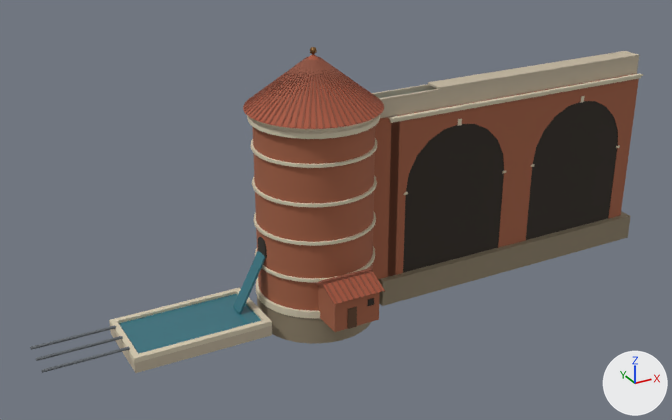
Two versions of the glTF model nero-rome-reader /assets/models/rome/rome_castellum.glb, one commit apart.
One viewpoint serves both versions: a 50 mm camera at (-40.1, -77.3, 47.1) aimed at (2.4, -0.1, 8.6). Lighting does not change. The marker at lower right points along +X, +Y and +Z. The picture after the commit comes second. Vertices at exactly the same position are counted once.

The first picture shows 'rome_castellum'.
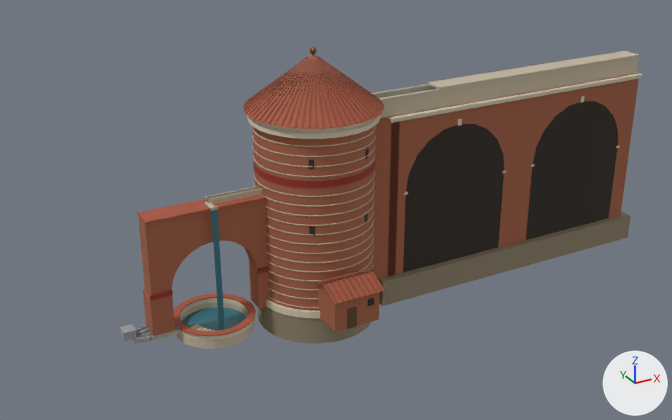
Changed parts and their boxes [x1, y1, x2, y2] in the pictures (672 x 420 px):
'rome_castellum', reshaped (14% narrower, 7% shorter)
    before: [30, 47, 643, 373]
    after: [119, 47, 643, 349]
part 1 of me_rome_castellum, added (brown)
    after: [143, 289, 175, 336]
part 2 of me_rome_castellum, added (brown)
    after: [249, 265, 269, 309]
part 3 of me_rome_castellum, added (brown)
    after: [137, 194, 267, 224]
part 4 of me_rome_castellum, added
    after: [120, 330, 137, 341]
part 5 of me_rome_castellum, added
    after: [119, 324, 137, 334]
part 6 of me_rome_castellum, rebuilt
    before: [252, 175, 377, 207]
    after: [254, 182, 375, 207]
part 7 of me_rome_castellum, rebuilt
    before: [255, 246, 375, 282]
    after: [268, 257, 373, 281]
part 8 of me_rome_castellum, rebuilt
    before: [251, 138, 377, 168]
    after: [253, 147, 375, 167]
part 9 of me_rome_castellum, rebuilt
    before: [253, 212, 376, 246]
    after: [266, 220, 374, 245]
part 10 of me_rome_castellum, rebuilt (49% narrower, 34% shorter)
    before: [109, 288, 272, 373]
    after: [174, 293, 256, 349]
part 11 of me_rome_castellum, deleted
    before: [258, 237, 267, 258]
part 12 of me_rome_castellum, deleted
    before: [36, 336, 123, 361]
part 13 of me_rome_castellum, deleted
    before: [41, 347, 130, 373]
part 14 of me_rome_castellum, deleted
    before: [30, 326, 116, 350]
part 15 of me_rome_castellum, built on
    before: [233, 250, 266, 314]
    after: [133, 125, 376, 343]

Diff of the bpy script that builds the scene:
```diff
--- a/nero-rome-reader /assets/models/rome/rome_castellum.glb.py
+++ b/nero-rome-reader /assets/models/rome/rome_castellum.glb.py
@@ mat_red @@
+mat_red = principled_material('red')
+mat_red.base_color = (0.296, 0.0245, 0.0153)  # red #942b21
+mat_red.roughness = 0.8
@@ mat_grey @@
+mat_grey = principled_material('grey')
+mat_grey.base_color = (0.319, 0.33, 0.342)  # grey #999b9e
+mat_grey.roughness = 0.45
@@ me_rome_castellum @@
 # used by ob_rome_castellum; location = (0.0, 0.0, 0.0)
-me_rome_castellum.from_pydata(...)  # 2067 vertices, 3231 faces; spans x -29.0..43.0, y -9.3..6.8, z -3.0..25.9
+me_rome_castellum.from_pydata(...)  # 4346 vertices, 6792 faces; spans x -20.9..43.0, y -9.3..6.8, z -3.0..25.9
+# me_rome_castellum part 1: a new loose piece, a box spanning x -18.2..-16.0, y -1.1..1.1, z 0.0..4.0, in mat_brick (brown #a36145)
+# me_rome_castellum part 2: a new loose piece, a box spanning x -7.0..-4.8, y -1.1..1.1, z 0.0..4.0, in mat_brick (brown #a36145)
+# me_rome_castellum part 3: a new loose piece, a box spanning x -18.0..-5.0, y -1.25..1.25, z 11.9..12.08, in mat_tile (brown #a8573d)
+# me_rome_castellum part 4: a new loose piece, a box spanning x -20.88..-19.68, y -0.6..0.6, z 0.0..0.82, in mat_grey (grey #999b9e)
+# me_rome_castellum part 5: a new loose piece, a box spanning x -20.93..-19.63, y -0.65..0.65, z 0.82..0.9, in mat_grey (grey #999b9e)
+# me_rome_castellum part 6: the loose piece of 128 vertices spanning x -6.2..6.2, y -6.2..6.2, z 12.0..12.3 is rebuilt with 96 vertices and now spans x -6.1..6.1, y -6.1..6.1, z 12.0..12.1, in mat_stone (beige #c2b59e)
+# me_rome_castellum part 7: the loose piece of 128 vertices spanning x -6.2..6.2, y -6.2..6.2, z 4.0..4.3 is rebuilt with 96 vertices and now spans x -6.1..6.1, y -6.1..6.1, z 4.0..4.1, in mat_stone (beige #c2b59e)
+# me_rome_castellum part 8: the loose piece of 128 vertices spanning x -6.2..6.2, y -6.2..6.2, z 16.0..16.3 is rebuilt with 96 vertices and now spans x -6.1..6.1, y -6.1..6.1, z 16.0..16.1, in mat_stone (beige #c2b59e)
+# me_rome_castellum part 9: the loose piece of 128 vertices spanning x -6.2..6.2, y -6.2..6.2, z 8.0..8.3 is rebuilt with 96 vertices and now spans x -6.1..6.1, y -6.1..6.1, z 8.0..8.1, in mat_stone (beige #c2b59e)
+# me_rome_castellum part 10: the loose piece of 44 vertices spanning x -21.0..-7.0, y -4.0..4.0, z -1.6..0.0 is rebuilt with 320 vertices and now spans x -15.7..-7.3, y -4.2..4.2, z -1.6..0.1
+# me_rome_castellum part 11: the loose piece of 30 vertices spanning x -6.1..-5.6, y -0.9..0.9, z 5.4..7.3 is deleted
+# me_rome_castellum part 12: the loose piece of 20 vertices spanning x -29.0..-20.9, y -0.2..0.2, z 0.0..0.3 is deleted
+# me_rome_castellum part 13: the loose piece of 20 vertices spanning x -29.0..-20.9, y -2.3..-2.0, z 0.0..0.3 is deleted
+# me_rome_castellum part 14: the loose piece of 20 vertices spanning x -29.0..-20.9, y 2.0..2.3, z 0.0..0.3 is deleted
+# me_rome_castellum part 15: 8 vertices removed from x -9.1..-5.9, y -0.8..0.8, z -0.2..5.5; 2165 vertices added at x -20.0..6.1, y -6.1..6.1, z -1.5..18.1
+# other edits to the shape of me_rome_castellum do not show in these pictures
 me_rome_castellum.materials.append(mat_tuff)
@@ me_rome_castellum @@
 me_rome_castellum.materials.append(mat_wood)
+me_rome_castellum.materials.append(mat_red)  # red #942b21
+me_rome_castellum.materials.append(mat_grey)  # grey #999b9e
```
